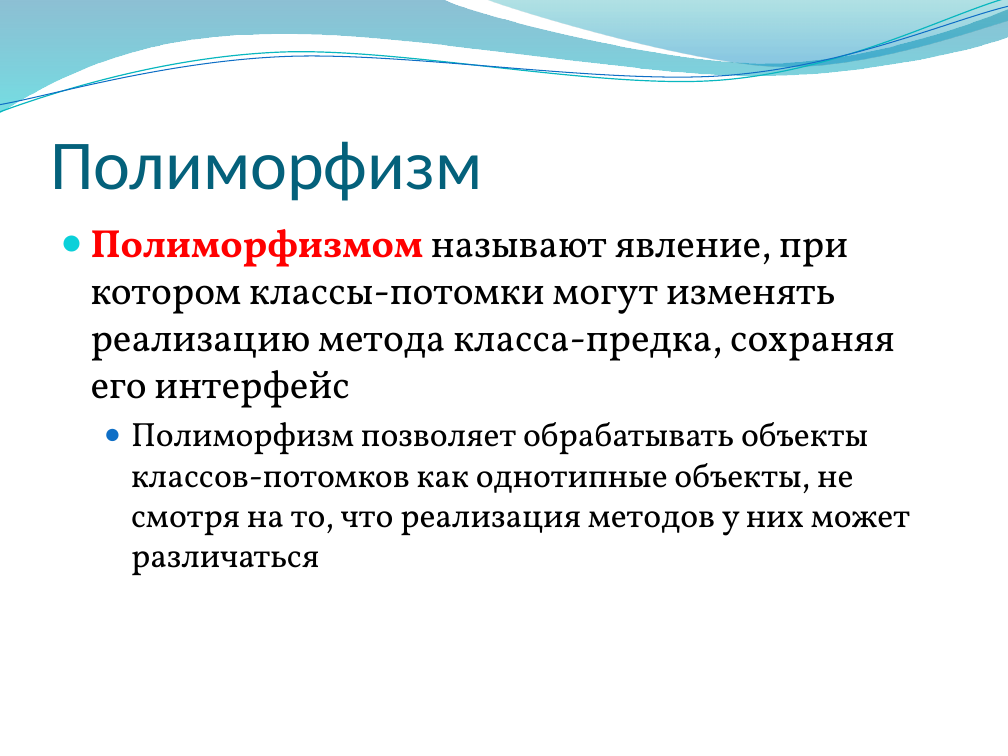
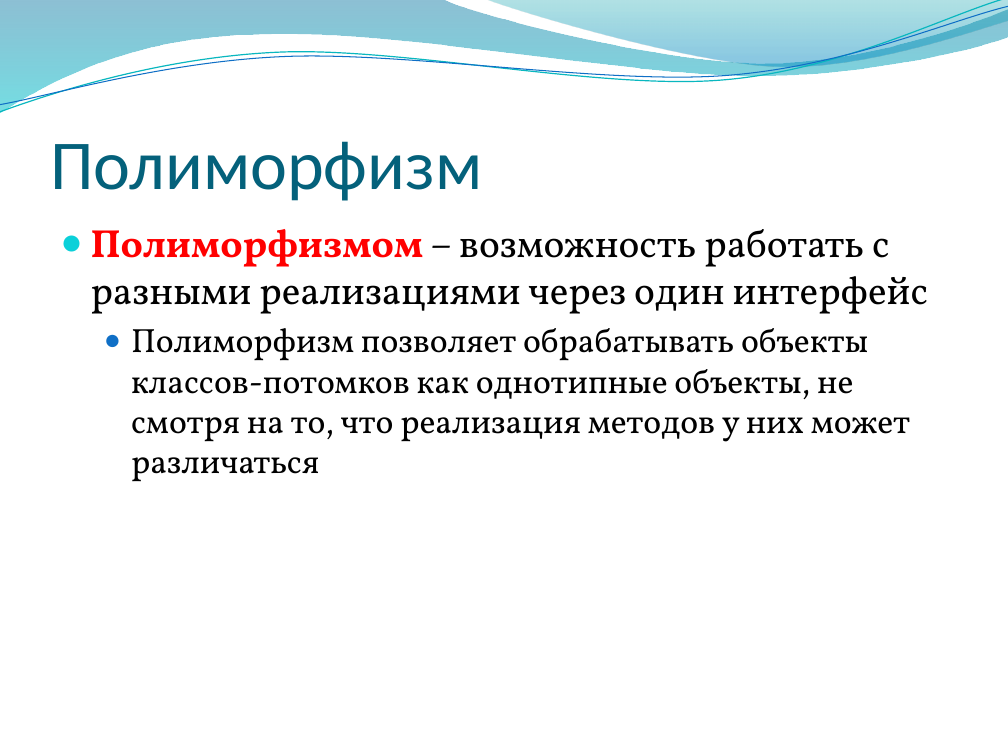
Before and after one commit to alexey-malov/oop, a slide deck: slide 21 of lectures/02/Основы ООП.pptx. Drawn at 1008x756 pixels with LibreOffice and Linux fonts; fonts in the diff are those of the drawing; background and template pictures are left out. Boxes give left, top, right and bottom in pixels: in the first picture for what was removed or moved away, otherwise in the second. Text is boxed around its words. In the diff, an @@ line names an element or a change of style, - is before the commit and + after.

```diff
--- a/lectures/02/Основы ООП.pptx
+++ b/lectures/02/Основы ООП.pptx
@@ text at (91, 229, 928, 314): text changed @@
-● Полиморфизмом называют явление, при котором классы-потомки могут изменять реализацию метода класса-предка, сохраняя его интерфейс
+● Полиморфизмом – возможность работать с разными реализациями через один интерфейс
```
Also in this commit, not shown: 15 other slides changed, 1 other file.
